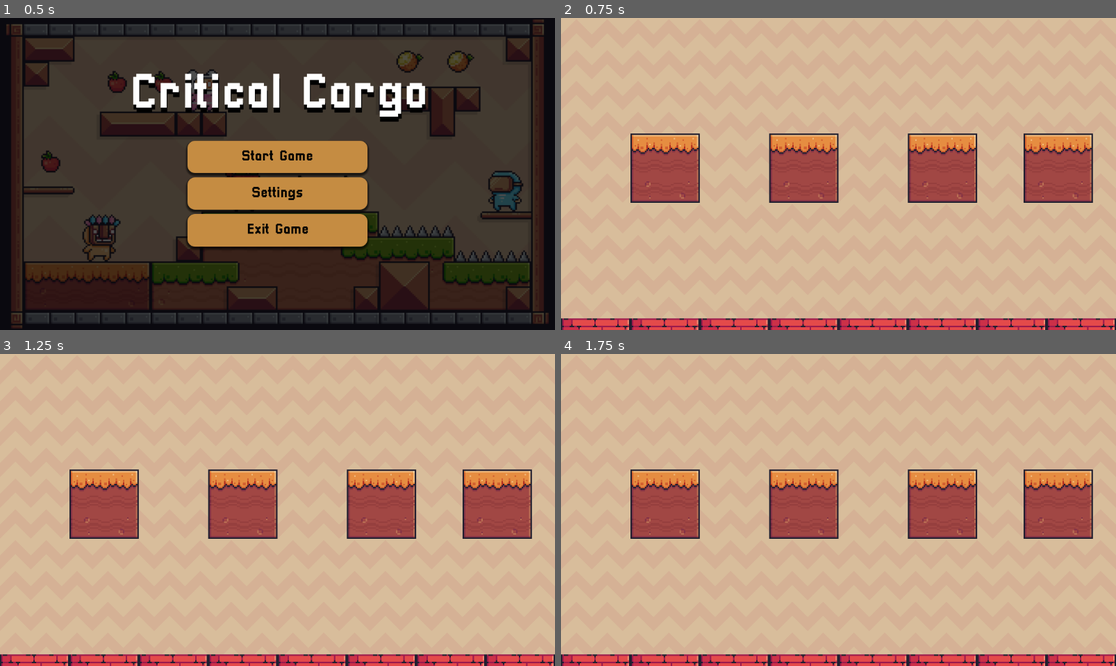
Above: before the commit, frames 1-4 (two rows, left to right).
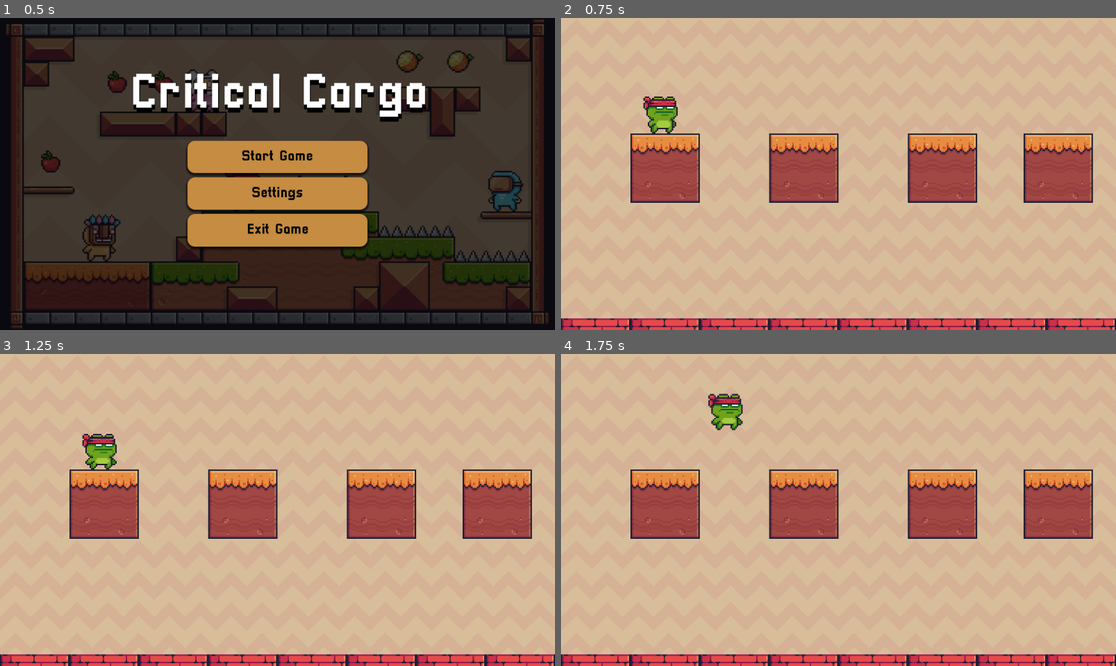
Above: after the commit, the same moments.

Repository: Orangeangelo/Year12GameCriticalCargo
Game: Godot game, scene res://Scenes/Main_Menu.tscn
Two runs of this game, one before a commit and one after it. Both use one fixed random seed, a clock stepped at 60 frames per second and the inputs below.
Inputs:
- Up to frame 1 (0.5 s): no input
- Up to frame 2 (0.75 s): click "Start Game" at 0.5 s
- Up to frame 3 (1.25 s): no input
- Up to frame 4 (1.75 s): tap Enter (ui_accept) at 1.25, 1.35, 1.52 s; hold Right (ui_right) from 1.28 s (still down)

Frame 1 is identical in both runs. In frame 2, 0.6% of the frame differs, in the area x 14-22%, y 25-38%; in frame 3, 0.6%; in frame 4, 0.6%, in the area x 26-33%, y 12-25%.

Commit message:
Character V1
Added Character, animation, collision shape.

Diff:
--- a/Scenes/Level.tscn
+++ b/Scenes/Level.tscn
@@ -1,7 +1,8 @@
-[gd_scene load_steps=5 format=4 uid="uid://bbis52cq5il2n"]
+[gd_scene load_steps=6 format=4 uid="uid://bbis52cq5il2n"]
 
 [ext_resource type="Texture2D" uid="uid://d16kj61jl5bqi" path="res://Pixel Adventure 1/Free/Background/Brown.png" id="1_vsvp5"]
 [ext_resource type="Texture2D" uid="uid://ckelq1e16tnbt" path="res://Pixel Adventure 1/Free/Terrain/Terrain (16x16).png" id="2_8rbpu"]
+[ext_resource type="PackedScene" uid="uid://cosjc3hvad8yr" path="res://Scenes/Main_Character.tscn" id="3_8rbpu"]
 
 [sub_resource type="TileSetAtlasSource" id="TileSetAtlasSource_fuudy"]
 texture = ExtResource("2_8rbpu")
@@ -313,3 +314,6 @@
 scale = Vector2(3, 3)
 tile_map_data = PackedByteArray("AAADAAUAAAAGAAQAAAADAAYAAAAGAAUAAAADAAcAAAAGAAYAAAAEAAUAAAAHAAQAAAAEAAYAAAAHAAUAAAAEAA …(1744 unchanged characters)…
 tile_set = SubResource("TileSet_xylue")
+
+[node name="CharacterBody2D" parent="." instance=ExtResource("3_8rbpu")]
+position = Vector2(156, 145)
--- /dev/null
+++ b/Scenes/Main_Character.tscn
@@ -0,0 +1,209 @@
+[gd_scene load_steps=30 format=3 uid="uid://cosjc3hvad8yr"]
+
+[ext_resource type="Texture2D" uid="uid://cv6vmxkosi8bu" path="res://Pixel Adventure 1/Free/Main Characters/Ninja Frog/Jump (32x32).png" id="1_hefgc"]
+[ext_resource type="Script" uid="uid://coi7b5dt0v7cu" path="res://Scenes/main_character.gd" id="1_mnji8"]
+[ext_resource type="Texture2D" uid="uid://bw13l5j0rhym3" path="res://Pixel Adventure 1/Free/Main Characters/Ninja Frog/Idle (32x32).png" id="2_m6q3y"]
+[ext_resource type="Texture2D" uid="uid://be8fvtj6hc7ss" path="res://Pixel Adventure 1/Free/Main Characters/Ninja Frog/Run (32x32).png" id="4_fla84"]
+
+[sub_resource type="AtlasTexture" id="AtlasTexture_u40a0"]
+atlas = ExtResource("2_m6q3y")
+region = Rect2(0, 0, 32, 32)
+
+[sub_resource type="AtlasTexture" id="AtlasTexture_res4j"]
+atlas = ExtResource("2_m6q3y")
+region = Rect2(32, 0, 32, 32)
+
+[sub_resource type="AtlasTexture" id="AtlasTexture_l32m3"]
+atlas = ExtResource("2_m6q3y")
+region = Rect2(64, 0, 32, 32)
+
+[sub_resource type="AtlasTexture" id="AtlasTexture_h7xal"]
+atlas = ExtResource("2_m6q3y")
+region = Rect2(96, 0, 32, 32)
+
+[sub_resource type="AtlasTexture" id="AtlasTexture_e7gwl"]
+atlas = ExtResource("2_m6q3y")
+region = Rect2(128, 0, 32, 32)
+
+[sub_resource type="AtlasTexture" id="AtlasTexture_ogfuv"]
+atlas = ExtResource("2_m6q3y")
+region = Rect2(160, 0, 32, 32)
+
+[sub_resource type="AtlasTexture" id="AtlasTexture_4s7rc"]
+atlas = ExtResource("2_m6q3y")
+region = Rect2(192, 0, 32, 32)
+
+[sub_resource type="AtlasTexture" id="AtlasTexture_38qe4"]
+atlas = ExtResource("2_m6q3y")
+region = Rect2(224, 0, 32, 32)
+
+[sub_resource type="AtlasTexture" id="AtlasTexture_qd0xh"]
+atlas = ExtResource("2_m6q3y")
+region = Rect2(256, 0, 32, 32)
+
+[sub_resource type="AtlasTexture" id="AtlasTexture_k4n1o"]
+atlas = ExtResource("2_m6q3y")
+region = Rect2(288, 0, 32, 32)
+
+[sub_resource type="AtlasTexture" id="AtlasTexture_fwxf3"]
+atlas = ExtResource("2_m6q3y")
+region = Rect2(320, 0, 32, 32)
+
+[sub_resource type="AtlasTexture" id="AtlasTexture_7rdj8"]
+atlas = ExtResource("4_fla84")
+region = Rect2(0, 0, 32, 32)
+
+[sub_resource type="AtlasTexture" id="AtlasTexture_a2cel"]
+atlas = ExtResource("4_fla84")
+region = Rect2(32, 0, 32, 32)
+
+[sub_resource type="AtlasTexture" id="AtlasTexture_6ffju"]
+atlas = ExtResource("4_fla84")
+region = Rect2(64, 0, 32, 32)
+
+[sub_resource type="AtlasTexture" id="AtlasTexture_l653e"]
+atlas = ExtResource("4_fla84")
+region = Rect2(96, 0, 32, 32)
+
+[sub_resource type="AtlasTexture" id="AtlasTexture_y8uxp"]
+atlas = ExtResource("4_fla84")
+region = Rect2(128, 0, 32, 32)
+
+[sub_resource type="AtlasTexture" id="AtlasTexture_rp3q3"]
+atlas = ExtResource("4_fla84")
+region = Rect2(160, 0, 32, 32)
+
+[sub_resource type="AtlasTexture" id="AtlasTexture_cwshm"]
+atlas = ExtResource("4_fla84")
+region = Rect2(192, 0, 32, 32)
+
+[sub_resource type="AtlasTexture" id="AtlasTexture_mhcgk"]
+atlas = ExtResource("4_fla84")
+region = Rect2(224, 0, 32, 32)
+
+[sub_resource type="AtlasTexture" id="AtlasTexture_yfhu3"]
+atlas = ExtResource("4_fla84")
+region = Rect2(256, 0, 32, 32)
+
+[sub_resource type="AtlasTexture" id="AtlasTexture_gq1pi"]
+atlas = ExtResource("4_fla84")
+region = Rect2(288, 0, 32, 32)
+
+[sub_resource type="AtlasTexture" id="AtlasTexture_66bnq"]
+atlas = ExtResource("4_fla84")
+region = Rect2(320, 0, 32, 32)
+
+[sub_resource type="AtlasTexture" id="AtlasTexture_vhew4"]
+atlas = ExtResource("4_fla84")
+region = Rect2(352, 0, 32, 32)
+
+[sub_resource type="SpriteFrames" id="SpriteFrames_bteda"]
+animations = [{
+"frames": [{
+"duration": 1.0,
+"texture": SubResource("AtlasTexture_u40a0")
+}, {
+"duration": 1.0,
+"texture": SubResource("AtlasTexture_res4j")
+}, {
+"duration": 1.0,
+"texture": SubResource("AtlasTexture_l32m3")
+}, {
+"duration": 1.0,
+"texture": SubResource("AtlasTexture_h7xal")
+}, {
+"duration": 1.0,
+"texture": SubResource("AtlasTexture_e7gwl")
+}, {
+"duration": 1.0,
+"texture": SubResource("AtlasTexture_ogfuv")
+}, {
+"duration": 1.0,
+"texture": SubResource("AtlasTexture_4s7rc")
+}, {
+"duration": 1.0,
+"texture": SubResource("AtlasTexture_38qe4")
+}, {
+"duration": 1.0,
+"texture": SubResource("AtlasTexture_qd0xh")
+}, {
+"duration": 1.0,
+"texture": SubResource("AtlasTexture_k4n1o")
+}, {
+"duration": 1.0,
+"texture": SubResource("AtlasTexture_fwxf3")
+}],
+"loop": true,
+"name": &"idle",
+"speed": 20.0
+}, {
+"frames": [{
+"duration": 1.0,
+"texture": ExtResource("1_hefgc")
+}],
+"loop": true,
+"name": &"jump",
+"speed": 5.0
+}, {
+"frames": [{
+"duration": 1.0,
+"texture": SubResource("AtlasTexture_7rdj8")
+}, {
+"duration": 1.0,
+"texture": SubResource("AtlasTexture_a2cel")
+}, {
+"duration": 1.0,
+"texture": SubResource("AtlasTexture_6ffju")
+}, {
+"duration": 1.0,
+"texture": SubResource("AtlasTexture_l653e")
+}, {
+"duration": 1.0,
+"texture": SubResource("AtlasTexture_y8uxp")
+}, {
+"duration": 1.0,
+"texture": SubResource("AtlasTexture_rp3q3")
+}, {
+"duration": 1.0,
+"texture": SubResource("AtlasTexture_cwshm")
+}, {
+"duration": 1.0,
+"texture": SubResource("AtlasTexture_mhcgk")
+}, {
+"duration": 1.0,
+"texture": SubResource("AtlasTexture_yfhu3")
+}, {
+"duration": 1.0,
+"texture": SubResource("AtlasTexture_gq1pi")
+}, {
+"duration": 1.0,
+"texture": SubResource("AtlasTexture_66bnq")
+}, {
+"duration": 1.0,
+"texture": SubResource("AtlasTexture_vhew4")
+}],
+"loop": true,
+"name": &"running",
+"speed": 20.0
+}]
+
+[sub_resource type="CapsuleShape2D" id="CapsuleShape2D_hefgc"]
+radius = 32.5
+height = 85.0
+
+[node name="Character" type="CharacterBody2D"]
+position = Vector2(26, 15)
+script = ExtResource("1_mnji8")
+
+[node name="Sprite2D" type="AnimatedSprite2D" parent="."]
+texture_filter = 1
+position = Vector2(52, 44)
+scale = Vector2(3.09375, 3.09375)
+sprite_frames = SubResource("SpriteFrames_bteda")
+animation = &"idle"
+autoplay = "idle"
+frame_progress = 0.351489
+
+[node name="CollisionShape2D" type="CollisionShape2D" parent="."]
+position = Vector2(50.5, 50.5)
+shape = SubResource("CapsuleShape2D_hefgc")
--- a/Scenes/Main_Menu.tscn
+++ b/Scenes/Main_Menu.tscn
@@ -1,6 +1,6 @@
 [gd_scene load_steps=9 format=3 uid="uid://cxsgmstmljdh4"]
 
-[ext_resource type="Script" uid="uid://b5j7m47w87e80" path="res://main_menu.gd" id="1_b7rmo"]
+[ext_resource type="Script" uid="uid://b5j7m47w87e80" path="res://Scenes/main_menu.gd" id="1_b7rmo"]
 [ext_resource type="Texture2D" uid="uid://3jwijvbpm5ju" path="res://c1fcf4295fbd348a867217e5e70352be.png" id="2_00u4r"]
 [ext_resource type="FontFile" uid="uid://c0lat3vnc5c2n" path="res://Pixellari.ttf" id="3_anlgx"]
 
--- /dev/null
+++ b/Scenes/main_character.gd
@@ -0,0 +1,25 @@
+extends CharacterBody2D
+
+
+const SPEED = 300.0
+const JUMP_VELOCITY = -400.0
+
+
+func _physics_process(delta: float) -> void:
+	# Add the gravity.
+	if not is_on_floor():
+		velocity += get_gravity() * delta
+
+	# Handle jump.
+	if Input.is_action_just_pressed("ui_accept") and is_on_floor():
+		velocity.y = JUMP_VELOCITY
+
+	# Get the input direction and handle the movement/deceleration.
+	# As good practice, you should replace UI actions with custom gameplay actions.
+	var direction := Input.get_axis("ui_left", "ui_right")
+	if direction:
+		velocity.x = direction * SPEED
+	else:
+		velocity.x = move_toward(velocity.x, 0, SPEED)
+
+	move_and_slide()
Not shown, added: Scenes/main_character.gd.uid
Renamed: main_menu.gd -> Scenes/main_menu.gd
Renamed: main_menu.gd.uid -> Scenes/main_menu.gd.uid
